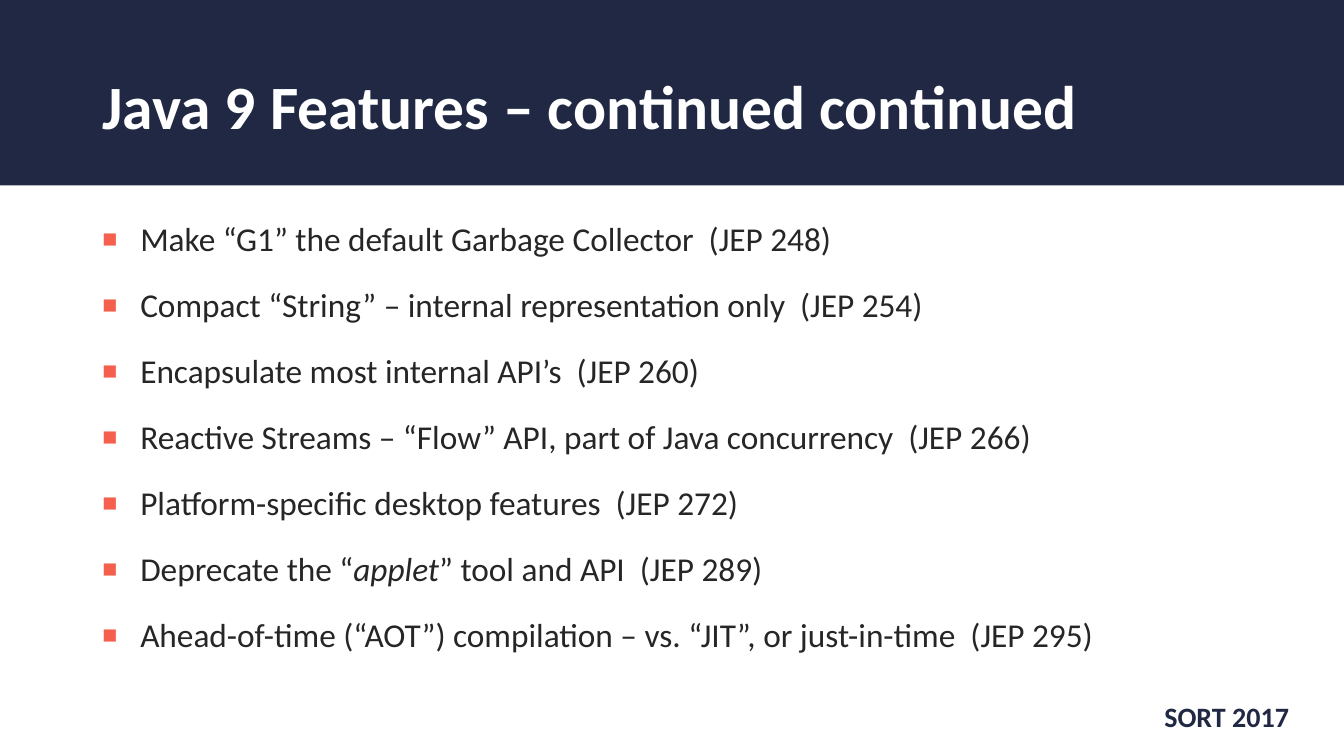
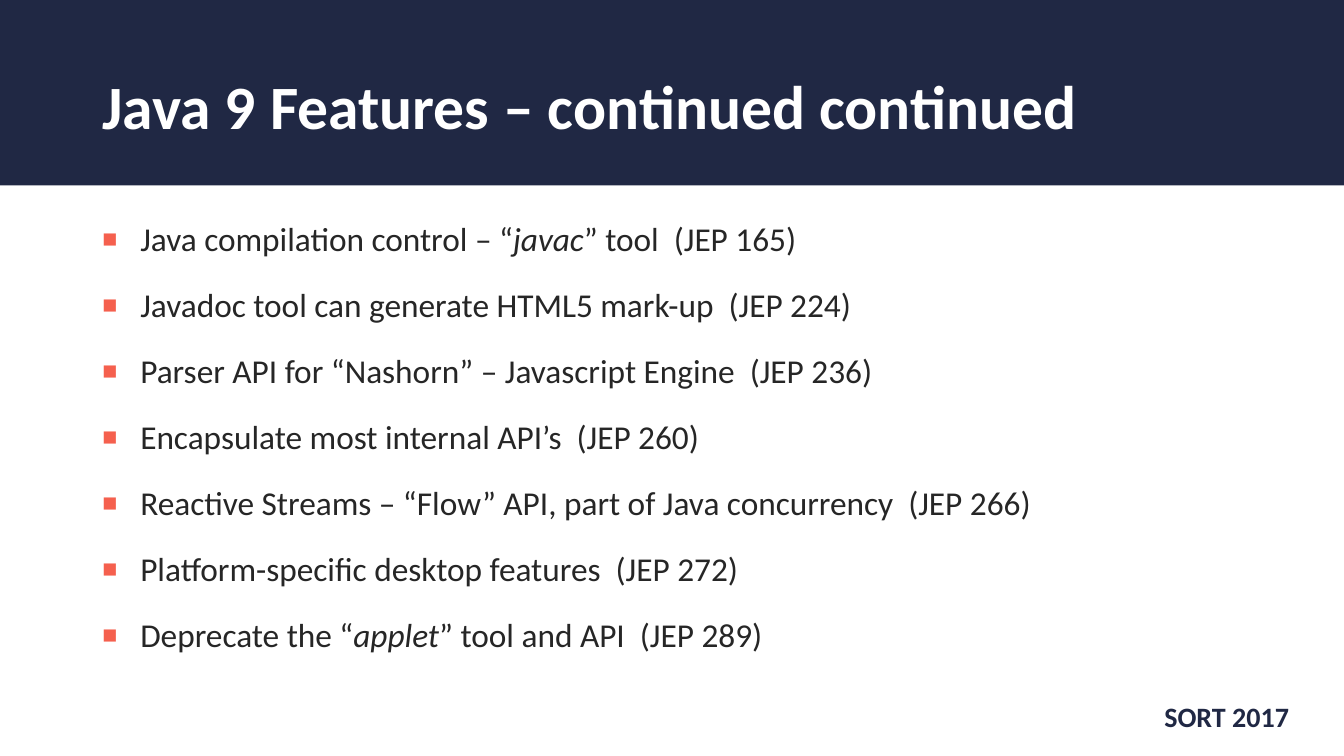
Before and after one commit to wjohnson000/java9-sort, a slide deck: slide 5 of sort-2017-java9.pptx. Drawn at 1344x756 pixels with LibreOffice and Linux fonts; fonts in the diff are those of the drawing; background and template pictures are left out. Boxes give left, top, right and bottom in pixels: in the first picture for what was removed or moved away, otherwise in the second. Text is boxed around its words. In the diff, an @@ line names an element or a change of style, - is before the commit and + after.

```diff
--- a/sort-2017-java9.pptx
+++ b/sort-2017-java9.pptx
@@ text at <box>140,227,872,389</box>: text changed @@
-■ Make “G1” the default Garbage Collector (JEP 248)
-■ Compact “String” – internal representation only (JEP 254)
+■ Java compilation control – “javac” tool (JEP 165)
+■ Javadoc tool can generate HTML5 mark-up (JEP 224)
+■ Parser API for “Nashorn” – Javascript Engine (JEP 236)
@@ text at <box>140,623,1093,653</box>: paragraph removed @@
-■ Ahead-of-time (“AOT”) compilation – vs. “JIT”, or just-in-time (JEP 295)
```
Also in this commit, not shown: 11 other slides changed, 2 slides added, 9 other files.
